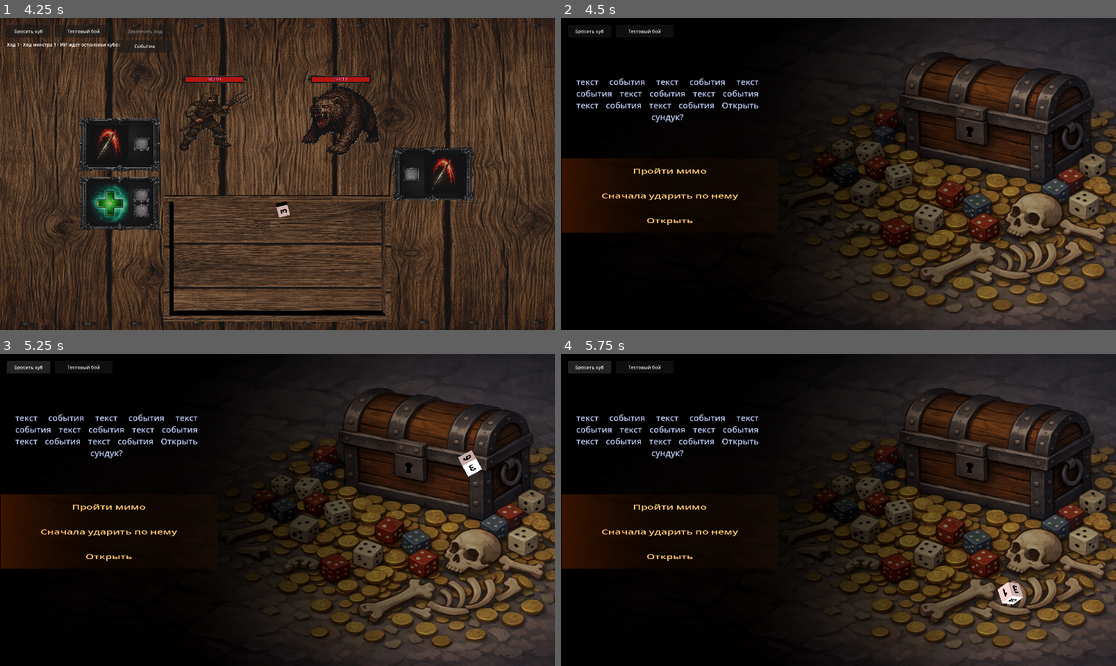
Above: before the commit, frames 1-4 (two rows, left to right).
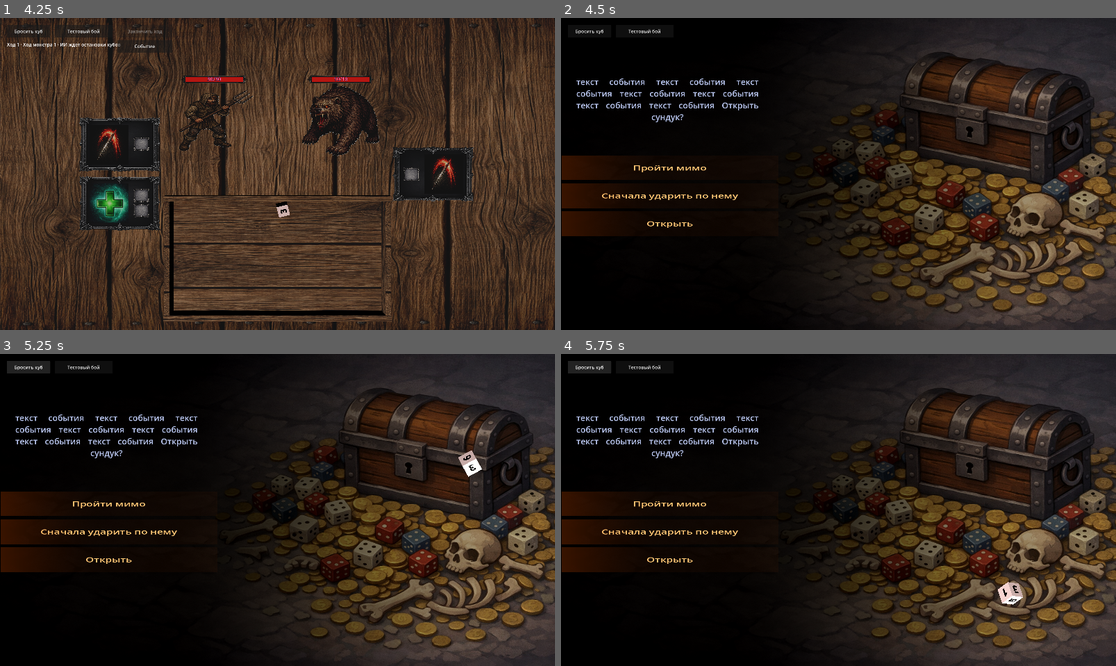
Above: after the commit, the same moments.

Repository: olegbogai-web/dicegame
Game: Godot game, scene res://scenes/board.tscn
Two runs of this game, one before a commit and one after it. Both use one fixed random seed, a clock stepped at 60 frames per second and the inputs below.
Inputs:
- Up to frame 1 (4.25 s): click "Бросить куб" at 0.5 s; click "Тестовый бой" at 1.25 s; click "Бросить куб" at 2 s; click "Тестовый бой" at 2.75 s; click "Закончить ход" at 3.5 s
- Up to frame 2 (4.5 s): click "Событие" at 4.25 s
- Up to frame 3 (5.25 s): click "Бросить куб" at 5 s
- Up to frame 4 (5.75 s): no input

Frame 1 is identical in both runs. In frame 2, 0.7% of the frame differs, in the area x 0-27%, y 44-70%; in frame 3, 0.7%; in frame 4, 0.7%.

Commit message:
Tune event room choice UI and event dice face visuals

Diff:
--- a/content/dice/view/dice_face_view.gd
+++ b/content/dice/view/dice_face_view.gd
@@ -38,7 +38,7 @@
 			if face_definition.icon != null:
 				_icon_sprite.texture = face_definition.icon
 				_icon_sprite.modulate = face_definition.overlay_tint
-				_icon_sprite.pixel_size = max(min_size * 0.7 / 128.0, 0.0001)
+				_icon_sprite.pixel_size = max(min_size / 128.0, 0.0001)
 				_icon_sprite.visible = true
 		DiceFaceDefinition.ContentType.TEXT:
 			_label.text = face_definition.text_value
--- a/scenes/event_room.tscn
+++ b/scenes/event_room.tscn
@@ -50,7 +50,7 @@
 [node name="choices" type="Node3D" parent="."]
 
 [node name="choice_background_1" type="MeshInstance3D" parent="choices" unique_id=120191202]
-transform = Transform3D(3.5, 0, 0, 0, 1, 0, 0, 0, 0.4, -5.45, 0.563, 1.5)
+transform = Transform3D(3.5, 0, 0, 0, 1, 0, 0, 0, 0.4, -5.45, 0.563, 1.6)
 material_override = SubResource("ShaderMaterial_6yyso")
 mesh = SubResource("PlaneMesh_rnshl")
 
@@ -90,7 +90,7 @@
 shape = SubResource("BoxShape3D_choice")
 
 [node name="choice_background_3" type="MeshInstance3D" parent="choices"]
-transform = Transform3D(3.5, 0, 0, 0, 1, 0, 0, 0, 0.4, -5.45, 0.563, -0.1)
+transform = Transform3D(3.5, 0, 0, 0, 1, 0, 0, 0, 0.4, -5.45, 0.563, -0.2)
 material_override = SubResource("ShaderMaterial_6yyso")
 mesh = SubResource("PlaneMesh_rnshl")
 
--- a/scenes/scripts/event_room_controller.gd
+++ b/scenes/scripts/event_room_controller.gd
@@ -11,13 +11,13 @@
 const BASE_DICE_SCENE = preload("res://content/resources/base_cube.tscn")
 
 const EVENT_DICE_SIZE_MULTIPLIER := Vector3(5.0, 5.0, 5.0)
-const COLLAPSE_DURATION := 0.5
+const COLLAPSE_DURATION := 0.3
 const STOP_CHECK_INTERVAL := 0.1
 const EVENT_DICE_MASS := 2.0
 const EVENT_DICE_TIMEOUT := 8.0
-const POSITIVE_COLOR := Color(0.20, 0.80, 0.32, 1.0)
-const NEUTRAL_COLOR := Color(0.95, 0.84, 0.22, 1.0)
-const NEGATIVE_COLOR := Color(0.93, 0.23, 0.20, 1.0)
+const POSITIVE_FACE_ICON := preload("res://assets/material/green.png")
+const NEUTRAL_FACE_ICON := preload("res://assets/material/yelow.png")
+const NEGATIVE_FACE_ICON := preload("res://assets/material/red.png")
 
 @export var event_definition: EventDefinition
 
@@ -233,7 +233,6 @@
 		return
 	_event_text.visible = true
 	_event_text.transform = _result_anchor_transform
-	_event_text.scale = Vector3.ONE
 	_event_text.text = outcome.result_text
 
 
@@ -251,16 +250,16 @@
 	for kind in choice.build_face_pool():
 		var face := DiceFaceDefinitionScript.new()
 		face.text_value = _get_kind_text_value(kind)
-		face.overlay_tint = _get_kind_color(kind)
-		face.text_color = Color.BLACK
-		face.font_size = 72
+		face.content_type = DiceFaceDefinitionScript.ContentType.ICON
+		face.icon = _get_kind_icon(kind)
+		face.overlay_tint = Color(1.0, 1.0, 1.0, 1.0)
 		faces.append(face)
 	while faces.size() < DiceDefinitionScript.FACE_COUNT:
 		var neutral_face := DiceFaceDefinitionScript.new()
 		neutral_face.text_value = "neutral"
-		neutral_face.overlay_tint = NEUTRAL_COLOR
-		neutral_face.text_color = Color.BLACK
-		neutral_face.font_size = 72
+		neutral_face.content_type = DiceFaceDefinitionScript.ContentType.ICON
+		neutral_face.icon = NEUTRAL_FACE_ICON
+		neutral_face.overlay_tint = Color(1.0, 1.0, 1.0, 1.0)
 		faces.append(neutral_face)
 	return faces
 
@@ -275,11 +274,11 @@
 			return "neutral"
 
 
-func _get_kind_color(kind: EventOutcomeDefinitionScript.OutcomeKind) -> Color:
+func _get_kind_icon(kind: EventOutcomeDefinitionScript.OutcomeKind) -> Texture2D:
 	match kind:
 		EventOutcomeDefinitionScript.OutcomeKind.POSITIVE:
-			return POSITIVE_COLOR
+			return POSITIVE_FACE_ICON
 		EventOutcomeDefinitionScript.OutcomeKind.NEGATIVE:
-			return NEGATIVE_COLOR
+			return NEGATIVE_FACE_ICON
 		_:
-			return NEUTRAL_COLOR
+			return NEUTRAL_FACE_ICON
